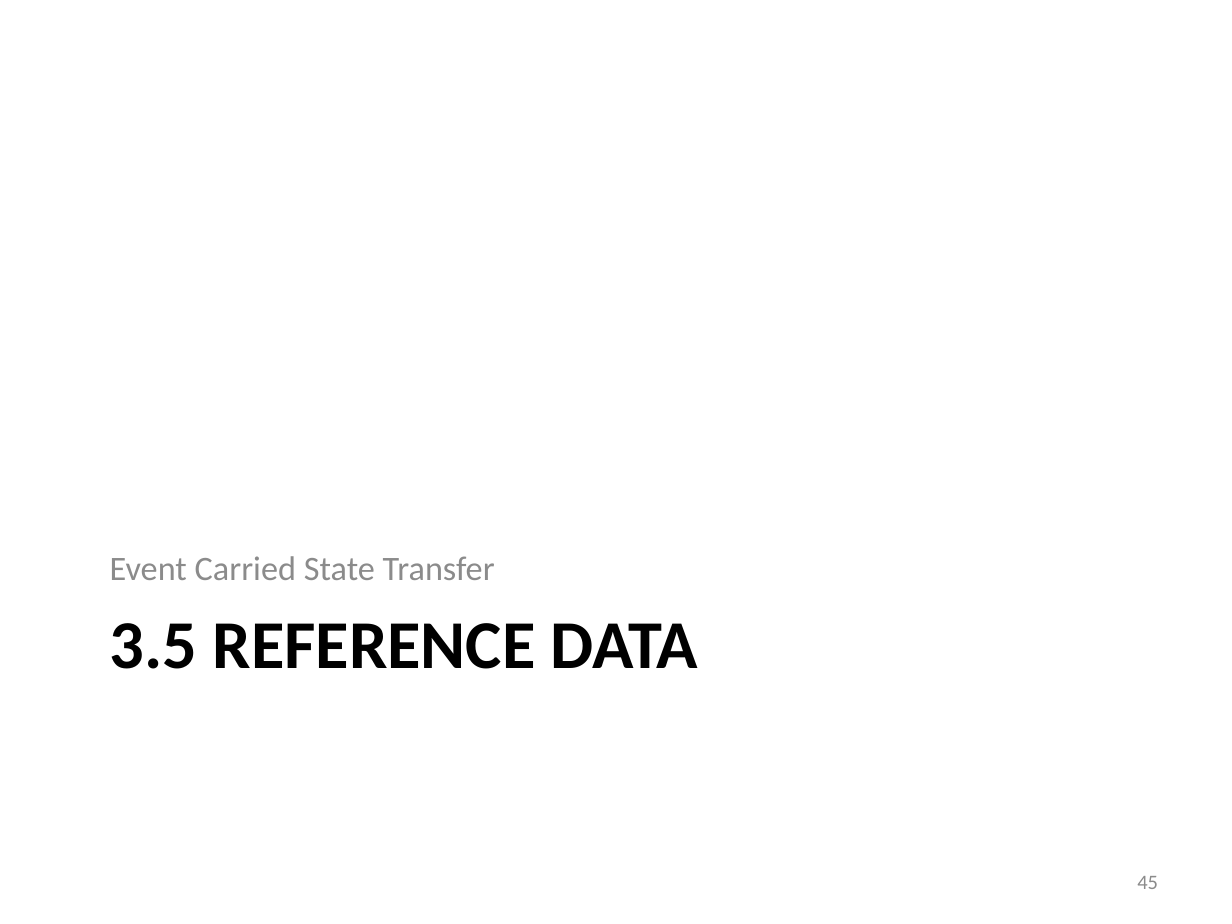
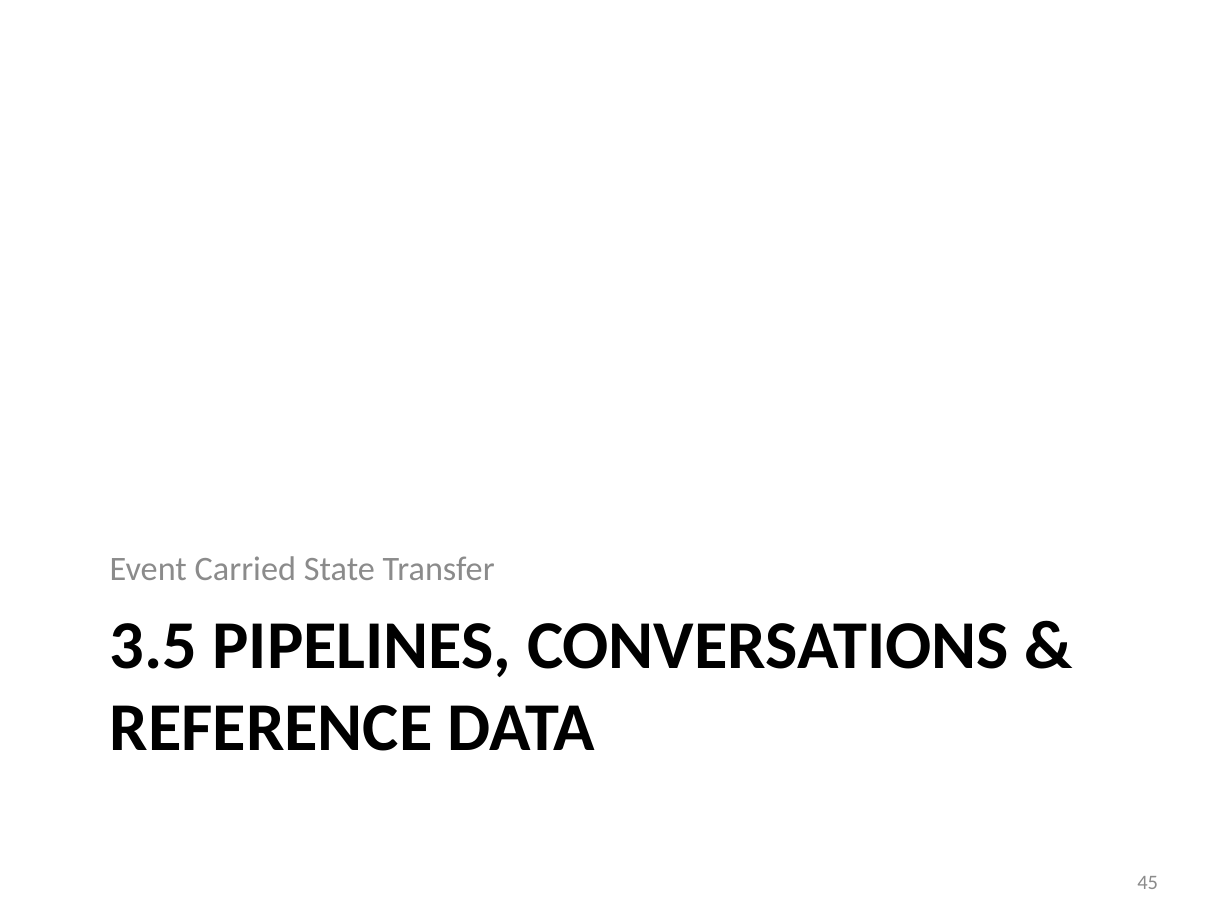
Before and after one commit to iancooper/Presentations, a slide deck: slide 45 of Practical Messaging - Day 2.pptx. Drawn at 1232x924 pixels with LibreOffice and Linux fonts; fonts in the diff are those of the drawing. Boxes give left, top, right and bottom in pixels: in the first picture for what was removed or moved away, otherwise in the second. Text is boxed around its words. In the diff, an @@ line names an element or a change of style, - is before the commit and + after.

```diff
--- a/Practical Messaging - Day 2.pptx
+++ b/Practical Messaging - Day 2.pptx
@@ title at (x1=110, y1=623, x2=1009, y2=751): text changed @@
-3.5 REFERENCE DATA
+3.5 PIPELINES, CONVERSATIONS & REFERENCE DATA
```
Also in this commit, not shown: 14 other slides changed, 3 slides added, 1 slide removed, 1 other file.
